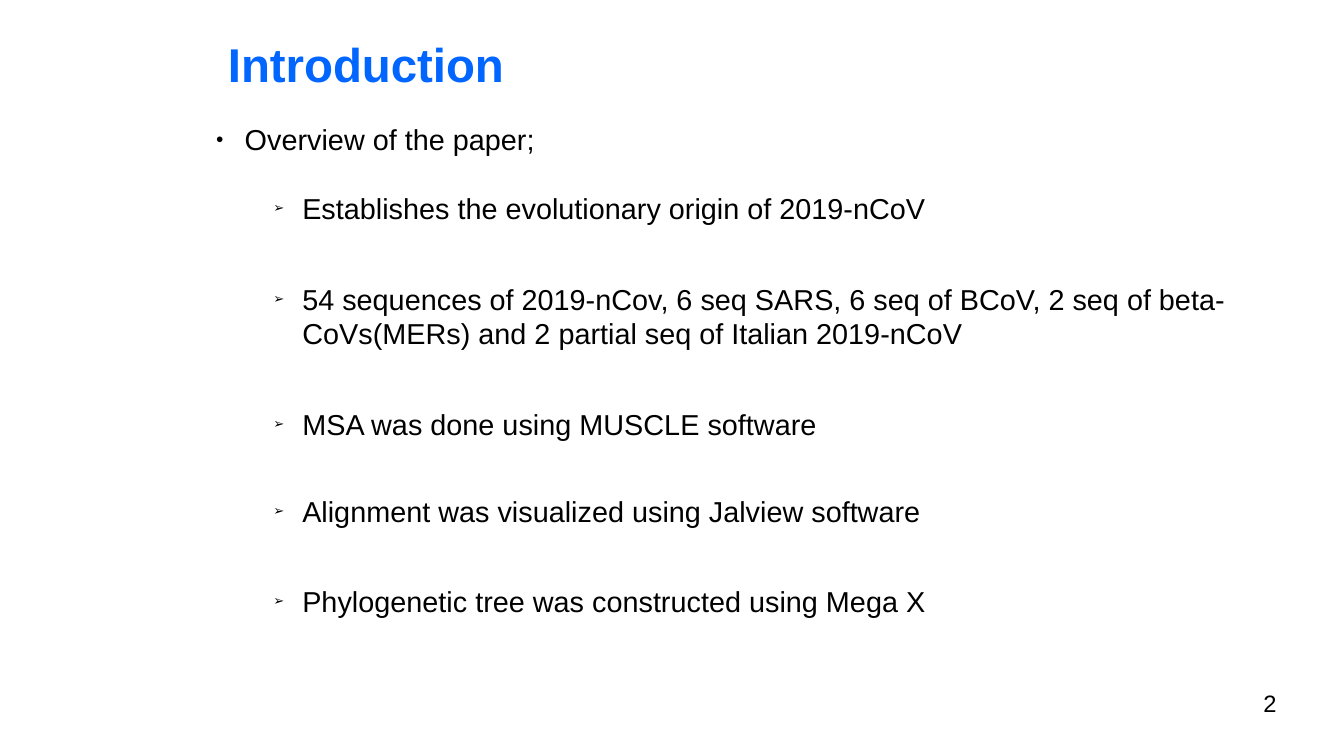
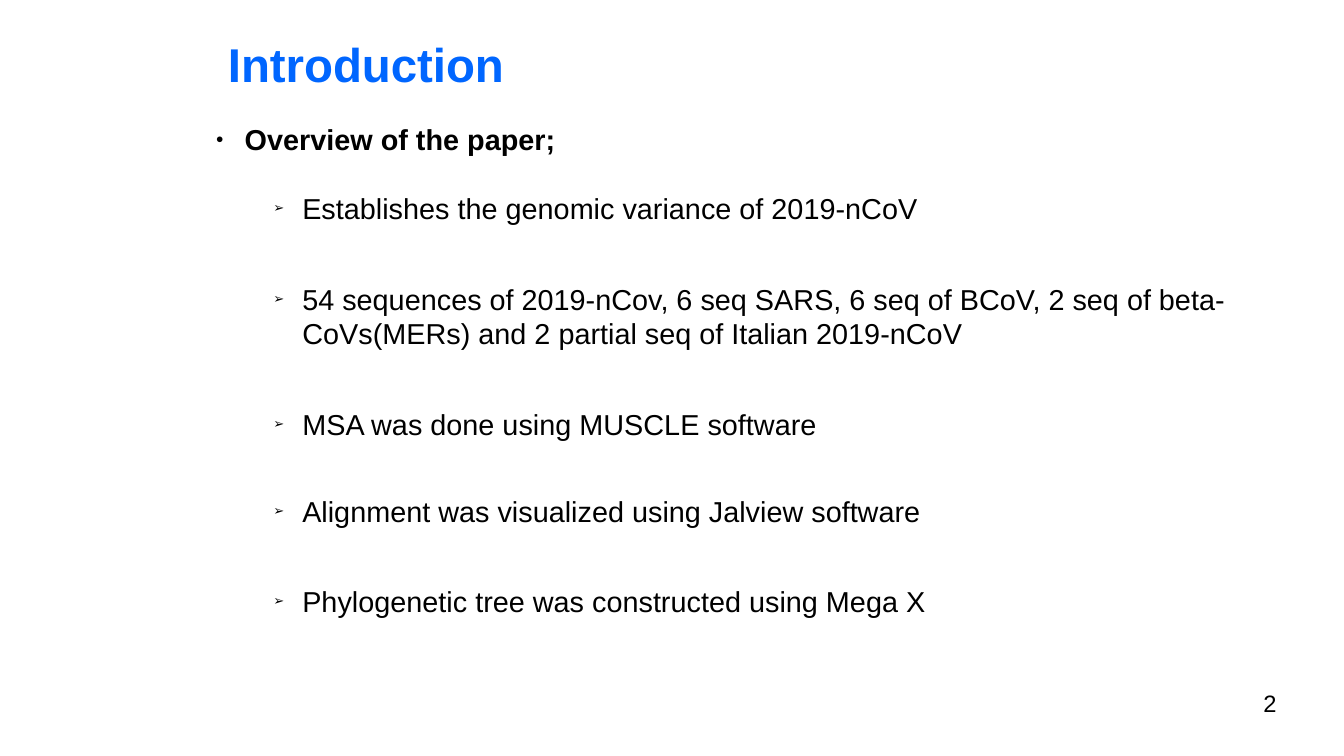
Before and after one commit to BryanAbuchery/Group_Project, a slide deck: slide 2 of Group_presentation.odp. Drawn at 1344x756 pixels with LibreOffice and Linux fonts; fonts in the diff are those of the drawing; background and template pictures are left out. Boxes give left, top, right and bottom in pixels: in the first picture for what was removed or moved away, otherwise in the second. Text is boxed around its words. In the diff, an @@ line names an element or a change of style, - is before the commit and + after.

```diff
--- a/Group_presentation.odp
+++ b/Group_presentation.odp
@@ text at (245,129,555,156): bold on in "Overview of the paper;" @@
@@ text at (302,198,917,225): text changed @@
-    ➢ Establishes the evolutionary origin of 2019-nCoV
+    ➢ Establishes the genomic variance of 2019-nCoV
```
Also in this commit, not shown: 2 other slides changed.
